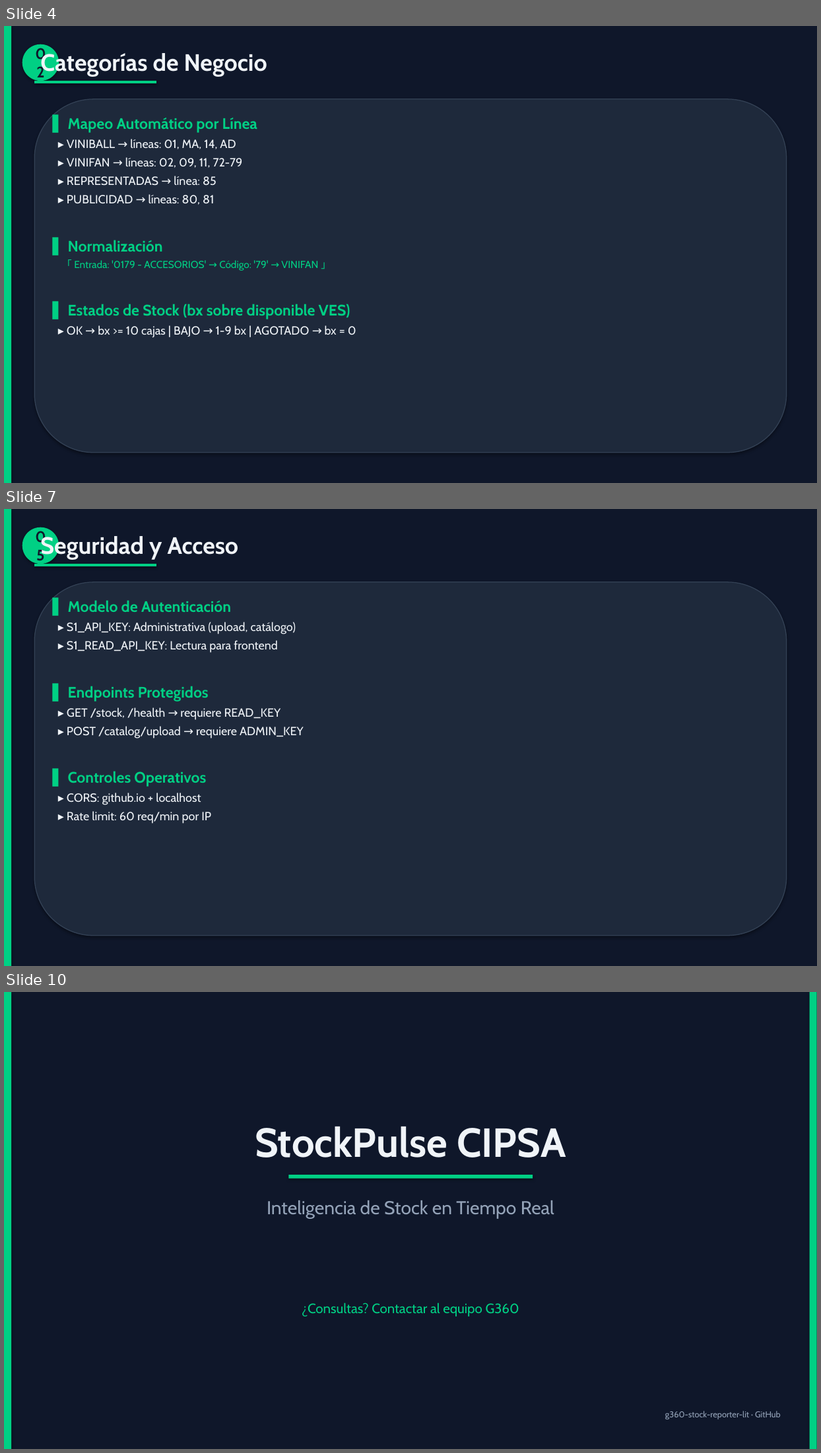
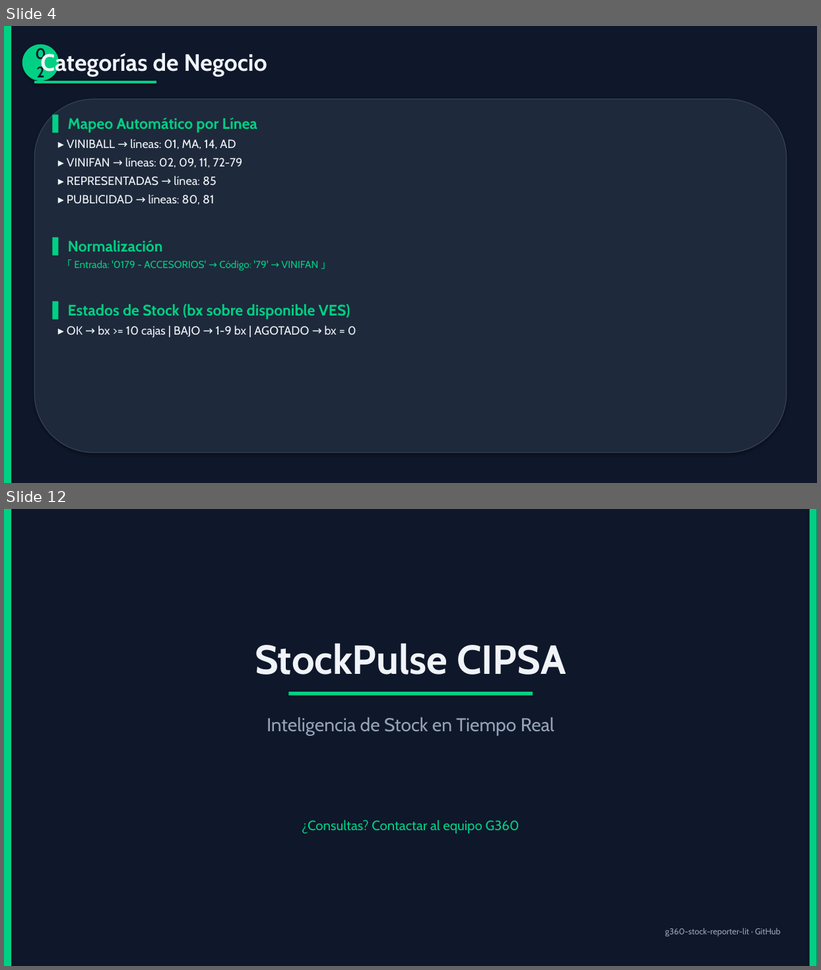
Before and after one commit to carloscus/g360-stock-reporter, a slide deck: scripts/StockPulse_Manual_Tecnico.pptx. Shown one above the other, each under a label of ours: slides 4, 7 and 10 before the commit, slides 4 and 12 after it; the slides between them are not shown. The pictures are 821x1453 and 821x970 pixels, drawn with LibreOffice and Linux fonts; fonts in the diff are those of the drawing. Boxes give left, top, right and bottom in pixels: in the first picture for what was removed or moved away, otherwise in the second. Text is boxed around its words. In the diff, an @@ line names an element or a change of style, - is before the commit and + after.

Commit message:
docs: actualizar manual tecnico (12 slides) al estado actual
- Estado y Alertas como modulos separados; arbol 3 niveles y worklist
- Busqueda avanzada multi-select y compartir SKU/VES con respaldo
- Jerarquia completa VES/129/40/121/92/122 y perfiles XLSX
- Acceso local simulado y CI/CD con tests (Node 22, Actions + artifact)

```diff
--- a/scripts/StockPulse_Manual_Tecnico.pptx
+++ b/scripts/StockPulse_Manual_Tecnico.pptx
@@ slide 7 removed at (x1=4, y1=509, x2=817, y2=966), background #FFFFFF @@
@@ rectangle removed at (x1=4, y1=509, x2=817, y2=966) @@
@@ rectangle removed at (x1=4, y1=509, x2=11, y2=966) @@
@@ ellipse removed at (x1=22, y1=527, x2=59, y2=564) @@
-05
@@ text removed at (x1=40, y1=533, x2=239, y2=559) @@
-Seguridad y Acceso
@@ rectangle removed at (x1=34, y1=564, x2=156, y2=566) @@
@@ rounded rectangle removed at (x1=34, y1=582, x2=787, y2=936) @@
@@ text removed at (x1=67, y1=600, x2=304, y2=824) @@
-▌ Modelo de Autenticación
-▸ S1_API_KEY: Administrativa (upload, catálogo)
-▸ S1_READ_API_KEY: Lectura para frontend
-▌ Endpoints Protegidos
-▸ GET /stock, /health → requiere READ_KEY
-▸ POST /catalog/upload → requiere ADMIN_KEY
-▌ Controles Operativos
-▸ CORS: github.io + localhost
-▸ Rate limit: 60 req/min por IP
@@ what was slide 10 is now slide 12 @@
```
Also in this commit, not shown: 4 slides changed, 4 slides added, 1 other slide removed, 1 other file.
